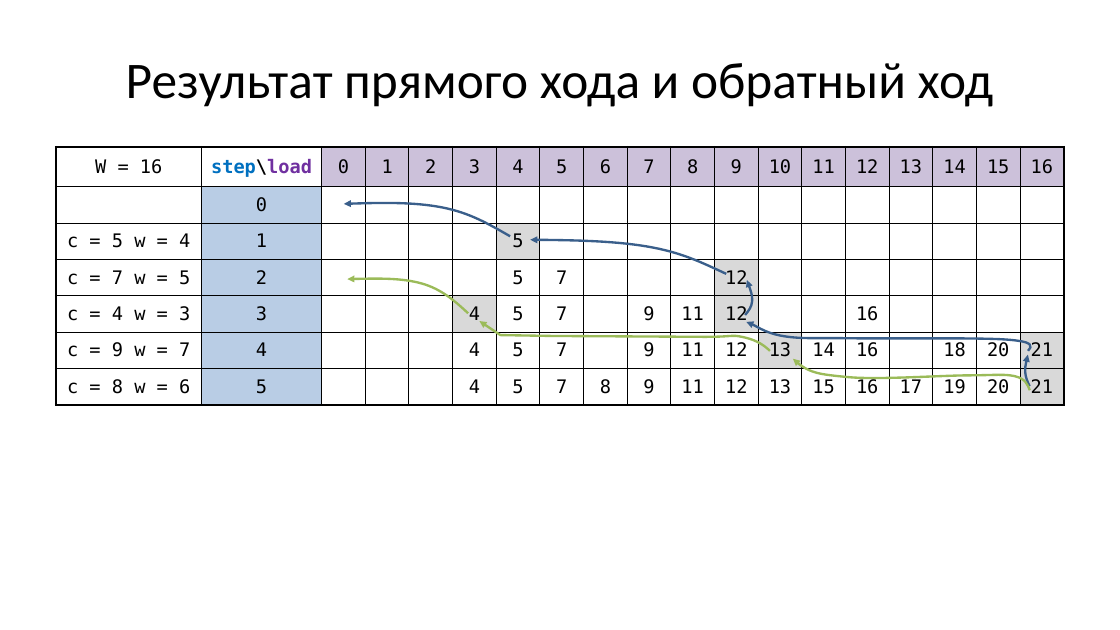
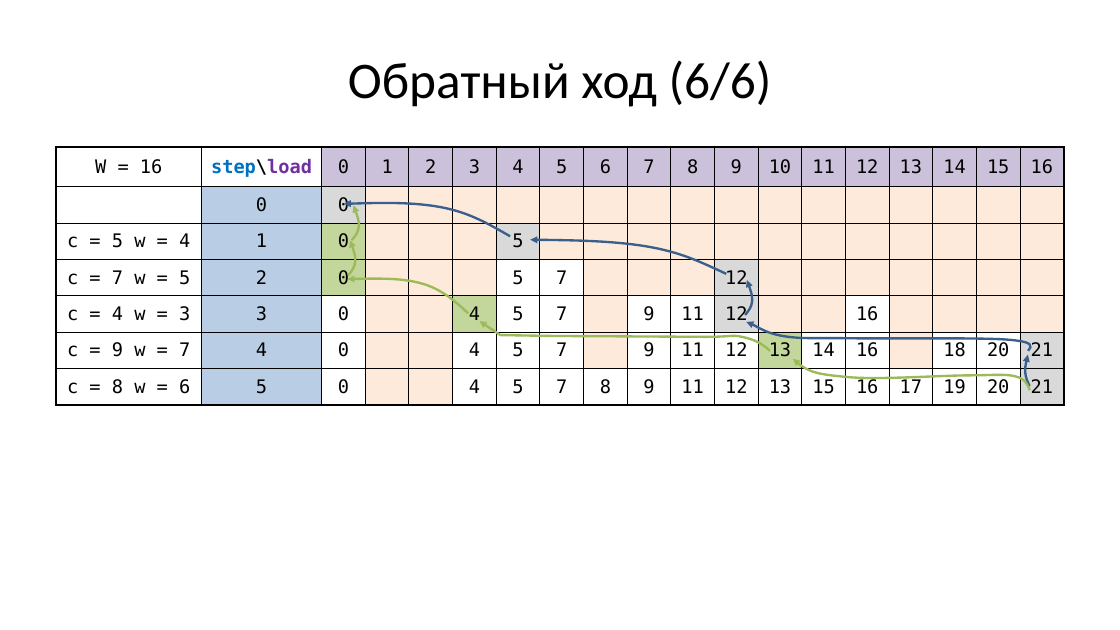
Before and after one commit to Evgueni-Petrov-aka-espetrov/Algorithms-and-Programming-in-C-pptx, a slide deck: slide 38 of 21 Динамическое программирование.pptx (slide 11 before the commit). Drawn at 1120x630 pixels with LibreOffice and Linux fonts; fonts in the diff are those of the drawing. Boxes give left, top, right and bottom in pixels: in the first picture for what was removed or moved away, otherwise in the second. Text is boxed around its words. In the diff, an @@ line names an element or a change of style, - is before the commit and + after.

Commit message:
прямой и обратный ход по кадрам; переставил суммирование и о рюкзаке

```diff
--- a/21 Динамическое программирование.pptx
+++ b/21 Динамическое программирование.pptx
@@ title at box(348, 60, 772, 107): text changed @@
-Результат прямого хода и обратный ход
+Обратный ход (6/6)
@@ table at box(56, 147, 1065, 405) @@
-row 2, column 3: 
+row 2, column 3: 0
-row 3, column 3: 
+row 3, column 3: 0
-row 4, column 3: 
+row 4, column 3: 0
-row 5, column 3: 
+row 5, column 3: 0
-row 6, column 3: 
+row 6, column 3: 0
-row 7, column 3: 
+row 7, column 3: 0
@@ fill none to #FDEADA in 6 cells @@
@@ fill #D9D9D9 to #C3D69B in 2 cells @@
@@ freeform shape added at box(352, 205, 359, 240), outline #9BBB59 2 pt @@
@@ freeform shape added at box(349, 240, 355, 276), outline #9BBB59 2 pt @@
```
Also in this commit, not shown: 8 other slides changed, 22 slides added.
